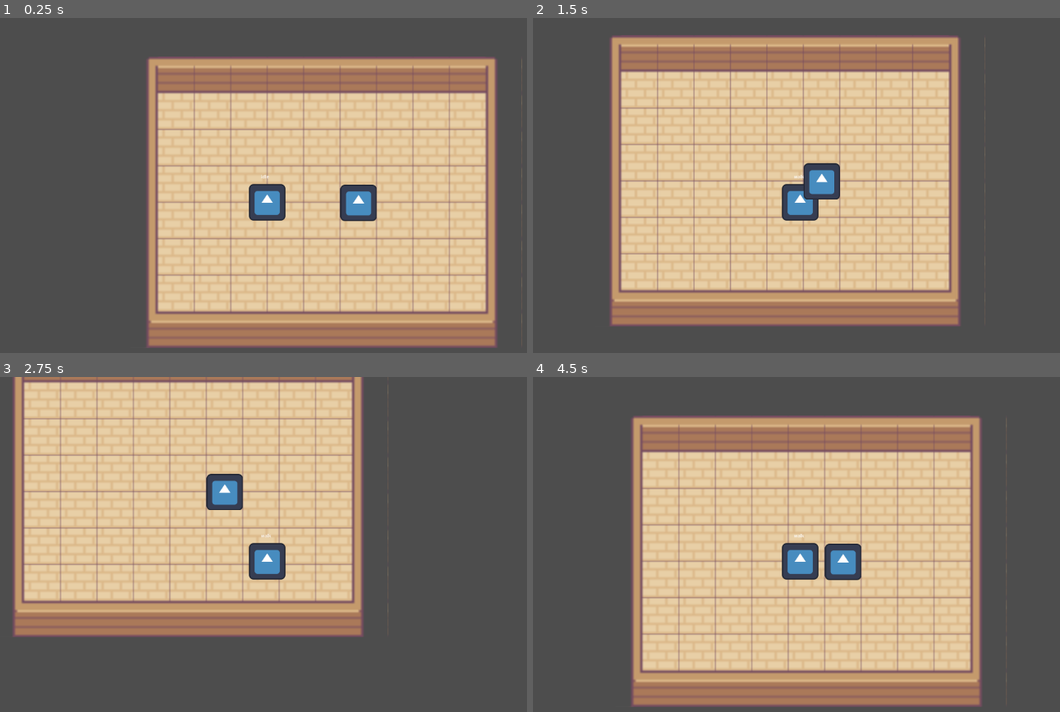
Above: before the commit, frames 1-4 (two rows, left to right).
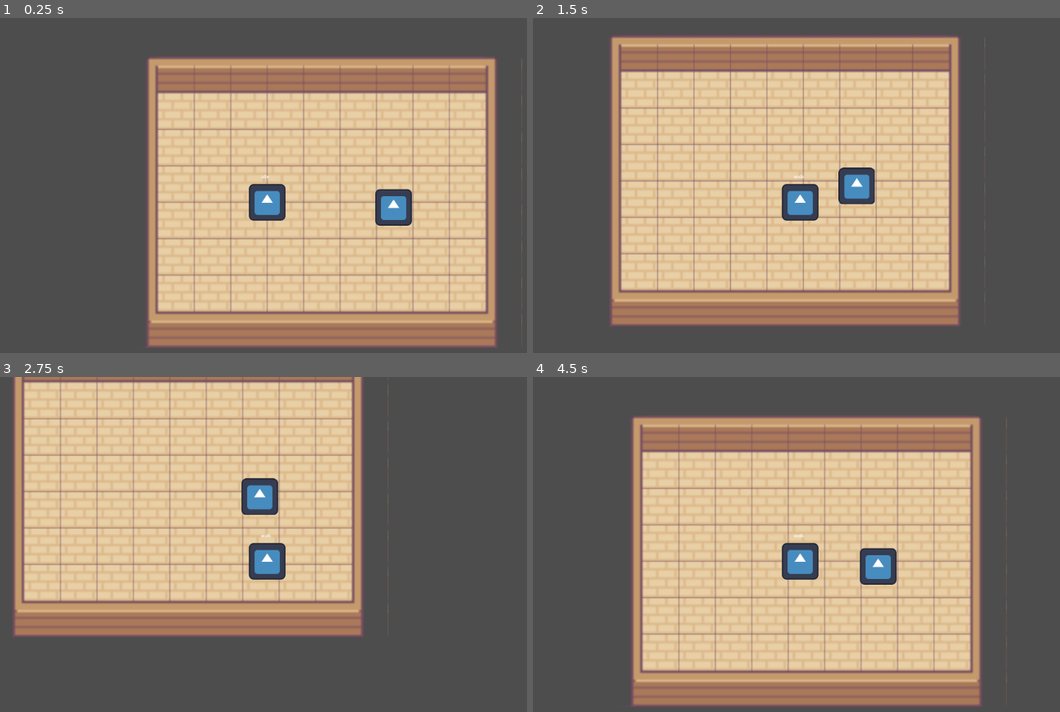
Above: after the commit, the same moments.

Repository: unimelb-game-makers/Lemon-Medley-2026-Stego-Team-3
Game: Godot game, scene res://test_level.tscn
Two runs of this game, one before a commit and one after it. Both use one fixed random seed, a clock stepped at 60 frames per second and the inputs below. This scene is started directly instead of the project's main scene. The engine's default icon, where the game draws it, is replaced by a stand-in: a white triangle on a blue panel in a dark square.
Inputs (mouse positions are in pixels of both pictures, inside the frame that each line leads up to):
- Up to frame 1 (0.25 s): no input
- Up to frame 2 (1.5 s): tap Enter at 0.5 s; move the mouse to (944, 185) at 0.52 s; press the mouse at (944, 185) at 0.53 s; hold D (Right) 0.53-1.28 s; tap Shift (Run) at 0.8, 1.35 s; move the mouse to (670, 222) at 1.27 s; release the mouse at (670, 222) at 1.28 s; hold S (Down) from 1.28 s (still down)
- Up to frame 3 (2.75 s): click (137, 581) at 1.55 s; move the mouse to (332, 480) at 2.02 s; release S (Down) at 2.03 s; press the mouse at (332, 480) at 2.03 s; hold D (Right) from 2.03 s (still down); tap Shift (Run) at 2.3 s
- Up to frame 4 (4.5 s): move the mouse to (764, 634) at 2.77 s; release D (Right) at 2.78 s; release the mouse at (764, 634) at 2.78 s; hold W (Up) 2.78-3.53 s; tap Shift (Run) at 2.85, 3.8, 4.35 s; click (764, 634) at 3.05 s; move the mouse to (996, 618) at 3.52 s; press the mouse at (996, 618) at 3.53 s; hold A (Left) from 3.53 s (still down); move the mouse to (601, 507) at 4.27 s; release the mouse at (601, 507) at 4.28 s

The runs differ from the first frame. In frame 1, 1.5% of the frame differs, in the area x 64-79%, y 49-63%; in frame 2, 1.4%; in frame 3, 1.5%; in frame 4, 1.5%, in the area x 55-70%, y 49-63%.
Error before the commit: Invalid assignment of property or key 'rotation' with value of type 'float' on a base object of type 'Nil'. (res://characters/player/player.gd:13)

Commit message:
Test Environment, Dummy, Attack Controls
- Created a Test Level which uses TileMapLayers to create rooms.
- Created a Dummy enemy which can be used to test attacking.
- Added Attack controls for the character. Aim at where you want to attack then press the Melee button (Left Click), and the character will attack in that direction.

Diff:
--- a/base_classes/character.gd
+++ b/base_classes/character.gd
@@ -1,14 +1,28 @@
-class_name Character extends CharacterBody2D
+@abstract class_name Character extends CharacterBody2D
 
 var direction: Vector2 = Vector2.ZERO
 @export var stats : StatSheet
 @export var state_machine : StateMachine
+
+## The hitbox for this character to take damage
 @export var hurt_box : DamageArea
-@export var attack_area : AttackArea
+
+## The hitbox for this character to deal damage to those touching
+## Can be empty, i.e touching this does not deal damage
+@export var touch_damage_box : AttackArea
 
 func _ready() -> void:
-	hurt_box.damage_taken.connect(stats.take_damage)
+	hurt_box.stats = stats
+
+	if touch_damage_box:
+		touch_damage_box.set_active(true)
+		touch_damage_box.stats = stats
+
+	hurt_box.damage_taken.connect(take_damage)
 	stats.reset()
+
+## Runs when this character is damaged
+@abstract func take_damage(attack_val : AttackArea)
 
 func _process(delta: float) -> void:
 	state_machine.process_state(delta)
--- a/base_classes/state_machine.gd
+++ b/base_classes/state_machine.gd
@@ -11,22 +11,27 @@
 			print(child.state_name)
 			state_dict[child.state_name] = child
 
-	active_state = state_dict["idle"]
+	if state_dict.has("idle"):
+		active_state = state_dict["idle"]
+	else:
+		assert("ERROR: idle STATE NOT FOUND")
 
 func switch_state(newstate : String) -> void:
 	if !state_dict.has(newstate):
-		print("INVALID STATE %s" % newstate)
+		push_error("INVALID STATE %s" % newstate)
 	else:
 		active_state.on_exit()
-		#print("CHANGED STATE %s" % newstate)
 		active_state = state_dict[newstate]
 		active_state.on_enter()
 
+## Called every frame
 func process_state(delta : float) -> void:
 	switch_state(active_state.process_state(delta))
 
+## Called every physics process
 func physics_process_state(delta : float) -> void:
 	switch_state(active_state.physics_process_state(delta))
 
+## Called every unhandled input
 func input_handle_state(event : InputEvent) -> void:
 	switch_state(active_state.input_handle_state(event))
--- a/base_classes/statsheet.gd
+++ b/base_classes/statsheet.gd
@@ -23,7 +23,7 @@
 ## defense and the incoming attack's attack value.
 func damage_calculation(incoming_attack_val : int):
 	# Simplified damage calculation. Will probably change later
-	var final_damage = incoming_attack_val - defense
+	var final_damage = clamp(incoming_attack_val - defense, 0, INF)
 	return final_damage
 
 ## Update health value based on incoming attack
--- a/base_physics_components/attack_area.gd
+++ b/base_physics_components/attack_area.gd
@@ -5,7 +5,7 @@
 can be on different layers
 """
 
-@export var damage: float = 1
+@export var stats : StatSheet
 
 func _ready() -> void:
 	body_entered.connect(_on_body_entered)
--- a/base_physics_components/damage_area.gd
+++ b/base_physics_components/damage_area.gd
@@ -7,11 +7,19 @@
 
 signal damage_taken(attack_area)
 
+@export var stats : StatSheet
+
 @export var audio: AudioStream # NOTE: This is following tutorial, we can implement differently.
 
 func take_damage(attack_area: AttackArea) -> void:
+	print("Health Before Attack: %s" % stats.health)
 	damage_taken.emit(attack_area)
-	# Play audio through singleton.
+	# TODO Play audio through singleton.
+
+	# Update stats to take damage
+	stats.take_damage(attack_area.stats.attack)
+	print("Health After Attack: %s" % stats.health)
+
 
 func make_invulnerable(duration: float = 1.0) -> void:
 	process_mode = Node.PROCESS_MODE_DISABLED
--- /dev/null
+++ b/characters/dummy/dummy.gd
@@ -0,0 +1,4 @@
+extends Character
+
+func take_damage(attack_val : AttackArea):
+	print("I took damage")
--- /dev/null
+++ b/characters/dummy/dummy.tscn
@@ -0,0 +1,62 @@
+[gd_scene format=3 uid="uid://rx07o86j12k6"]
+
+[ext_resource type="Script" uid="uid://dbvrkd60di1xg" path="res://characters/dummy/dummy.gd" id="1_8lj4y"]
+[ext_resource type="Texture2D" uid="uid://b58a50e60p4fd" path="res://icon.svg" id="1_hwdan"]
+[ext_resource type="Script" uid="uid://c1gagfk36axyn" path="res://base_classes/statsheet.gd" id="2_1qj3e"]
+[ext_resource type="Script" uid="uid://c3atp4e4h86rb" path="res://base_physics_components/attack_area.gd" id="2_q6n2p"]
+[ext_resource type="Script" uid="uid://ddq8nkdp4gpaa" path="res://base_physics_components/damage_area.gd" id="3_g4clm"]
+[ext_resource type="Script" uid="uid://bd1qrnr8tcmdc" path="res://base_classes/state_machine.gd" id="6_8lw54"]
+[ext_resource type="Script" uid="uid://d2i115u7syefm" path="res://characters/dummy/dummy_idle.gd" id="7_2t8u6"]
+
+[sub_resource type="Resource" id="Resource_yn5k4"]
+script = ExtResource("2_1qj3e")
+base_health = 10
+base_defense = 2
+base_attack = 4
+base_speed = 500000
+metadata/_custom_type_script = "uid://c1gagfk36axyn"
+
+[sub_resource type="RectangleShape2D" id="RectangleShape2D_gbhdq"]
+size = Vector2(117, 119)
+
+[node name="TestDummy" type="CharacterBody2D" unique_id=844775230 node_paths=PackedStringArray("state_machine", "hurt_box", "touch_damage_box")]
+collision_layer = 2
+collision_mask = 2
+script = ExtResource("1_8lj4y")
+stats = SubResource("Resource_yn5k4")
+state_machine = NodePath("state_machine")
+hurt_box = NodePath("enemy_damage_area")
+touch_damage_box = NodePath("enemy_touch_attack_area")
+
+[node name="Sprite2D" type="Sprite2D" parent="." unique_id=879231540]
+texture = ExtResource("1_hwdan")
+metadata/_edit_lock_ = true
+
+[node name="CollisionShape2D" type="CollisionShape2D" parent="." unique_id=271438807]
+position = Vector2(1.5, 1.5)
+shape = SubResource("RectangleShape2D_gbhdq")
+metadata/_edit_lock_ = true
+
+[node name="enemy_touch_attack_area" type="Area2D" parent="." unique_id=1598208185]
+script = ExtResource("2_q6n2p")
+
+[node name="CollisionShape2D" type="CollisionShape2D" parent="enemy_touch_attack_area" unique_id=773658609]
+position = Vector2(1.5, 1.5)
+shape = SubResource("RectangleShape2D_gbhdq")
+metadata/_edit_lock_ = true
+
+[node name="enemy_damage_area" type="Area2D" parent="." unique_id=305993922]
+collision_layer = 2
+collision_mask = 2
+script = ExtResource("3_g4clm")
+
+[node name="CollisionShape2D" type="CollisionShape2D" parent="enemy_damage_area" unique_id=1545900050]
+position = Vector2(1.5, 1.5)
+shape = SubResource("RectangleShape2D_gbhdq")
+metadata/_edit_lock_ = true
+
+[node name="state_machine" type="Node" parent="." unique_id=1518010338]
+script = ExtResource("6_8lw54")
+
+[node name="dummy_idle" type="Node" parent="state_machine" unique_id=38410859]
+script = ExtResource("7_2t8u6")
--- /dev/null
+++ b/characters/dummy/dummy_idle.gd
@@ -0,0 +1,5 @@
+extends State
+
+func _ready() -> void:
+	state_name = "idle"
+	state_machine = get_parent()
--- a/characters/player/player.gd
+++ b/characters/player/player.gd
@@ -1,6 +1,20 @@
 extends Character
 
 @export var debug_state_label : Label
+@export var attack_area : AttackArea
+
+## TEMPORARY VARIABLE, ONCE WE HAVE ATTACK ANIMATION WE WILL NOT USE THIS
+@export var ATTACKDURATION : float
+
+func _ready() -> void:
+	hurt_box.stats = stats
+	attack_area.stats = stats
+
+	if touch_damage_box:
+		touch_damage_box.stats = stats
+
+	hurt_box.damage_taken.connect(take_damage)
+	stats.reset()
 
 func _process(delta: float) -> void:
 	debug_state_label.text = state_machine.active_state.state_name
@@ -8,6 +22,7 @@
 	update_claymore_direction()
 	state_machine.process_state(delta)
 
+## Update where our attack is depending on mouse position.
 func update_claymore_direction():
 	var mouse_global_position = get_global_mouse_position()
 	attack_area.rotation = global_position.angle_to(mouse_global_position)
@@ -18,5 +33,20 @@
 
 	direction = Vector2(HorizontalAxis, VerticalAxis).normalized()
 
+## Attack in the direction of our mouse
+func attack():
+	attack_area.activate(ATTACKDURATION)
+
+func take_damage(attack_val : AttackArea):
+	cancel_attack()
+
+## If we are currently attacking, but are interrupted by something,
+## e.g Enemy attack then cancel early
+func cancel_attack():
+	attack_area.set_active(false)
+
 func _unhandled_input(event : InputEvent) -> void:
+	if event.is_action_pressed("Melee"):
+		attack()
+
 	state_machine.input_handle_state(event)
--- a/characters/player/player_character.tscn
+++ b/characters/player/player_character.tscn
@@ -13,7 +13,7 @@
 [sub_resource type="Resource" id="Resource_o6xl0"]
 script = ExtResource("2_lvh8y")
 base_health = 10
-base_defense = 10
+base_defense = 2
 base_attack = 10
 base_speed = 300
 speed = 300
@@ -25,9 +25,11 @@
 [sub_resource type="CircleShape2D" id="CircleShape2D_lvh8y"]
 radius = 92.0
 
-[node name="PlayerCharacter" type="CharacterBody2D" unique_id=1978286765 node_paths=PackedStringArray("debug_state_label", "state_machine", "hurt_box")]
+[node name="PlayerCharacter" type="CharacterBody2D" unique_id=1978286765 node_paths=PackedStringArray("debug_state_label", "attack_area", "state_machine", "hurt_box")]
 script = ExtResource("1_3kw6f")
 debug_state_label = NodePath("debug_state_label")
+attack_area = NodePath("claymore_attack_area")
+ATTACKDURATION = 0.5
 stats = SubResource("Resource_o6xl0")
 state_machine = NodePath("state_machine")
 hurt_box = NodePath("damage_area")
--- a/test_level.tscn
+++ b/test_level.tscn
@@ -2,11 +2,7 @@
 
 [ext_resource type="TileSet" uid="uid://56rgeaitgaww" path="res://temp_tileset.tres" id="1_4ptq8"]
 [ext_resource type="PackedScene" uid="uid://bt2ju64bl0yrp" path="res://characters/player/player_character.tscn" id="1_f7g2b"]
-[ext_resource type="Texture2D" uid="uid://b58a50e60p4fd" path="res://icon.svg" id="2_4ptq8"]
-[ext_resource type="Script" uid="uid://c3atp4e4h86rb" path="res://base_physics_components/attack_area.gd" id="3_sb12i"]
-
-[sub_resource type="RectangleShape2D" id="RectangleShape2D_gbhdq"]
-size = Vector2(117, 119)
+[ext_resource type="PackedScene" uid="uid://rx07o86j12k6" path="res://characters/dummy/dummy.tscn" id="3_f7g2b"]
 
 [node name="TestLevel" type="Node2D" unique_id=1287366284]
 
@@ -25,24 +21,5 @@
 [node name="Camera2D" type="Camera2D" parent="PlayerCharacter" unique_id=639250108]
 zoom = Vector2(0.5, 0.5)
 
-[node name="TestDummy" type="CharacterBody2D" parent="." unique_id=661193362]
-position = Vector2(321, 2)
-collision_layer = 2
-collision_mask = 2
-
-[node name="Sprite2D" type="Sprite2D" parent="TestDummy" unique_id=2049362440]
-texture = ExtResource("2_4ptq8")
-metadata/_edit_lock_ = true
-
-[node name="CollisionShape2D" type="CollisionShape2D" parent="TestDummy" unique_id=1533218925]
-position = Vector2(1.5, 1.5)
-shape = SubResource("RectangleShape2D_gbhdq")
-metadata/_edit_lock_ = true
-
-[node name="Area2D" type="Area2D" parent="TestDummy" unique_id=141972784]
-script = ExtResource("3_sb12i")
-
-[node name="CollisionShape2D" type="CollisionShape2D" parent="TestDummy/Area2D" unique_id=952961741]
-position = Vector2(1.5, 1.5)
-shape = SubResource("RectangleShape2D_gbhdq")
-metadata/_edit_lock_ = true
+[node name="TestDummy" parent="." unique_id=844775230 instance=ExtResource("3_f7g2b")]
+position = Vector2(444, 18)
Not shown, added: characters/dummy/dummy.gd.uid
Not shown, added: characters/dummy/dummy_idle.gd.uid
